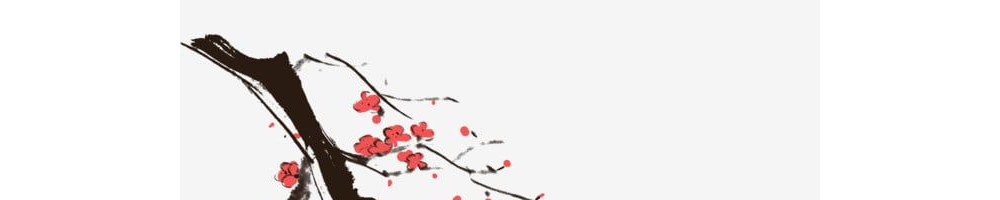
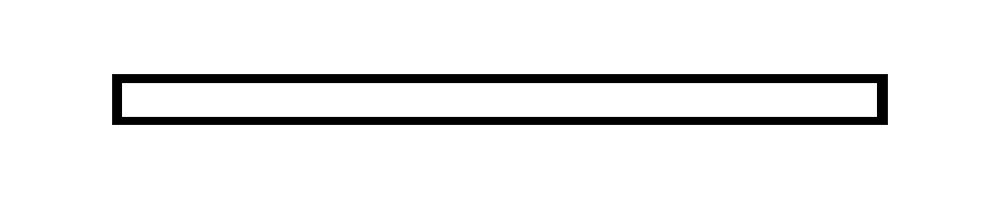
Layers edited between the first and the second 1000×200 image:
hid "Capa 17" over bbox(180, 0, 820, 200)
showed group "Grupo 6" (29 layers) over bbox(112, 0, 888, 200)
showed group "Grupo 4" (5 layers) over bbox(112, 0, 888, 200)
added layer "Capa 18" in group "Grupo 4" over bbox(112, 74, 888, 125)
